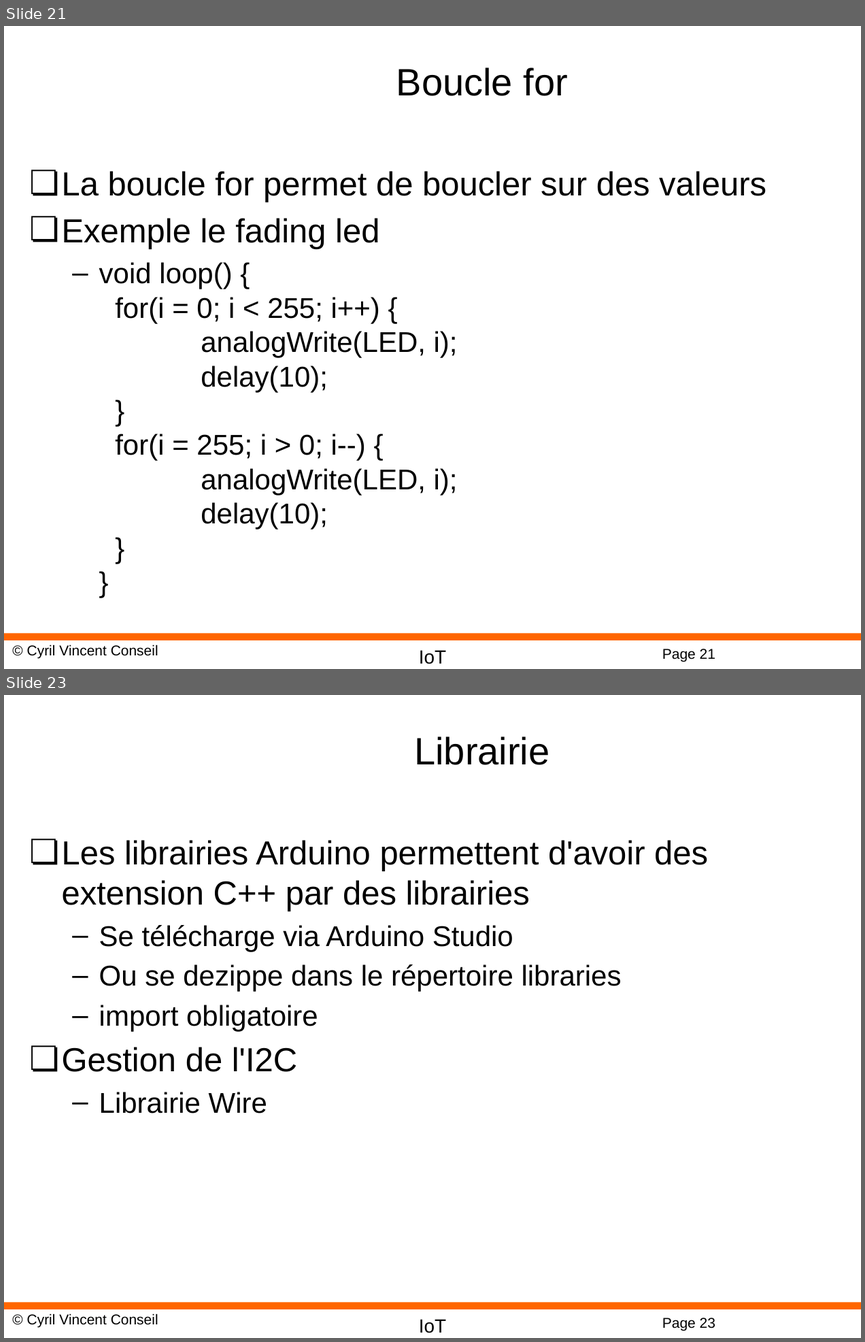
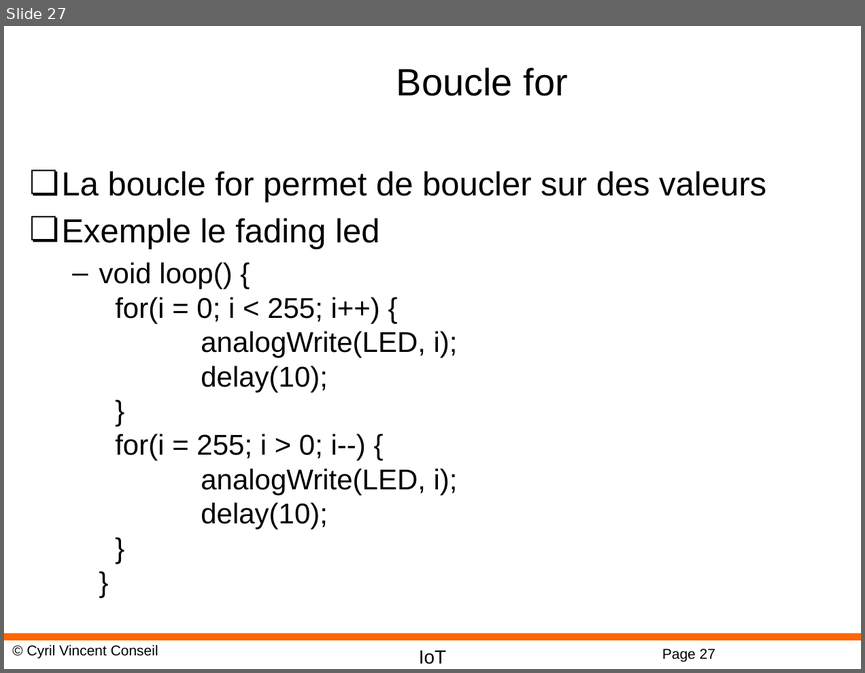
Before and after one commit to cyrilvincent/IoT, a slide deck: ppt/IoT05-ArduinoDev.pptx. Shown one above the other, each under a label of ours: slides 21 and 23 before the commit, slide 27 after it; the slides between them are not shown. The pictures are 865x1342 and 865x673 pixels, drawn with LibreOffice and Linux fonts; fonts in the diff are those of the drawing; background and template pictures are left out. Boxes give left, top, right and bottom in pixels: in the first picture for what was removed or moved away, otherwise in the second. Text is boxed around its words. In the diff, an @@ line names an element or a change of style, - is before the commit and + after.

```diff
--- a/ppt/IoT05-ArduinoDev.pptx
+++ b/ppt/IoT05-ArduinoDev.pptx
@@ slide 23 removed at bbox=[4, 695, 861, 1338], background #FFFFFF; not listed: 4 template elements that a slide beside it also shows @@
@@ title removed at bbox=[414, 736, 549, 765] @@
-Librairie
@@ text removed at bbox=[62, 840, 708, 1113] @@
-❏ Les librairies Arduino permettent d'avoir des extension C++ par des librairies
-  – Se télécharge via Arduino Studio
-  – Ou se dezippe dans le répertoire libraries
-  – import obligatoire
-❏ Gestion de l'I2C
-  – Librairie Wire
@@ what was slide 21 is now slide 27 @@
@@ page number at bbox=[662, 648, 715, 661]: text changed @@
-Page 21
+Page 27
```
Also in this commit, not shown: 4 slides changed, 8 slides added, 4 other slides removed, 14 other files.
